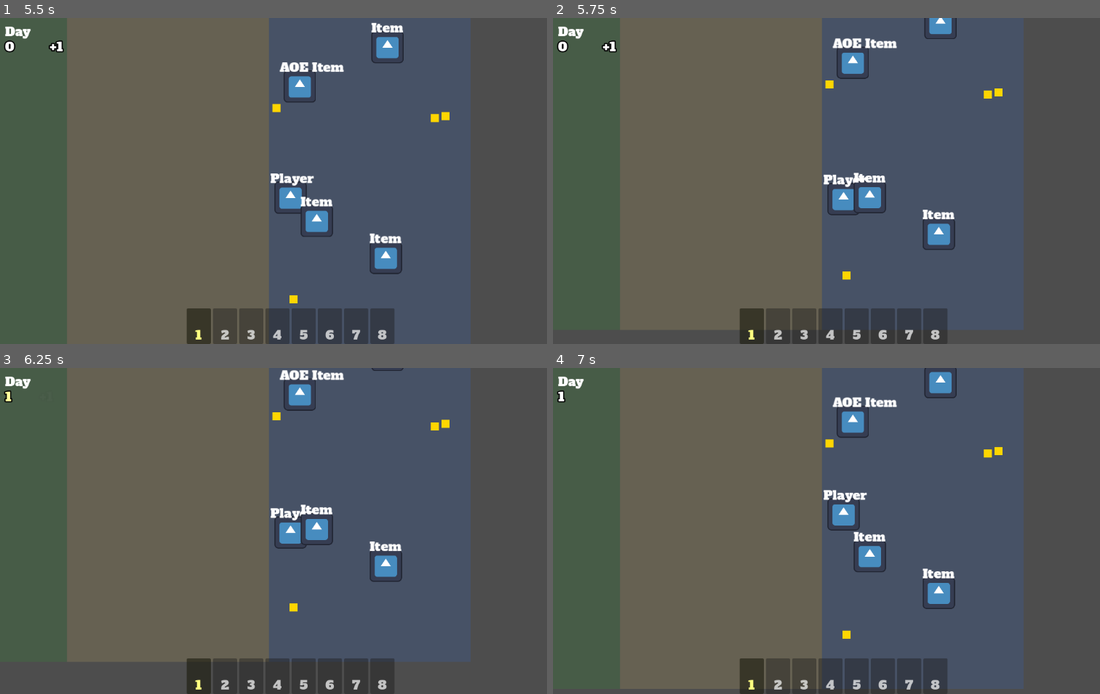
Above: before the commit, frames 1-4 (two rows, left to right).
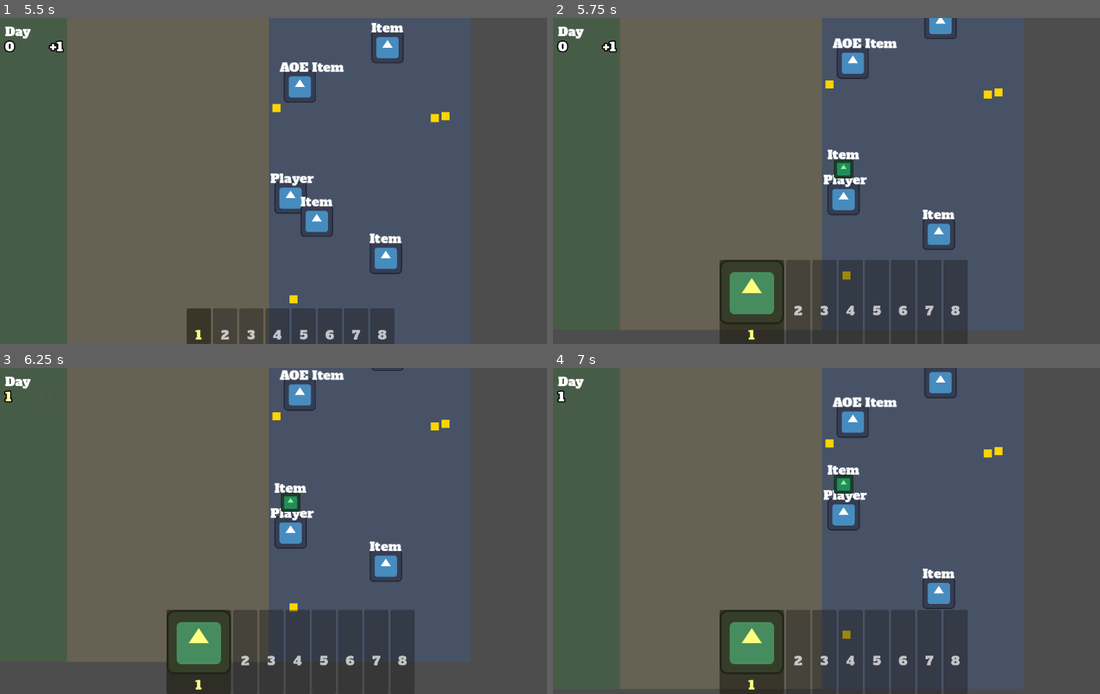
Above: after the commit, the same moments.

Repository: poga/dark-sea
Game: Godot game, scene res://scenes/game/main.tscn
The game is run twice, just before and just after one commit, with the same random seed, the same clock (stepped at 60 frames per second) and the same inputs. The project has no main scene, so this scene is started directly. The engine's default icon, where the game draws it, is replaced by a stand-in: a white triangle on a blue panel in a dark square.
Inputs (mouse positions are in pixels of both pictures, inside the frame that each line leads up to):
- Up to frame 1 (5.5 s): tap Enter at 0.5 s; move the mouse to (415, 164) at 0.52 s; hold D (move_right) 0.53-1.25 s; hold Q (drop) 0.53-1.25 s; click (415, 164) at 0.67 s; drag from (175, 197) to (38, 181) at 1.27 s; move the mouse to (350, 109) at 2.02 s; hold D (move_right) 2.03-2.75 s; hold Shift 2.03-2.75 s; drag from (262, 246) to (317, 181) at 2.77 s; move the mouse to (464, 229) at 3.52 s; hold A (move_left) 3.53-4.25 s; tap Ctrl at 3.6 s; drag from (114, 132) to (350, 181) at 4.27 s; move the mouse to (317, 181) at 5.02 s; hold S (move_down) from 5.03 s (still down); hold Space (interact) from 5.03 s (still down); click (317, 181) at 5.17 s
- Up to frame 2 (5.75 s): keep holding S (move_down); keep holding Space (interact)
- Up to frame 3 (6.25 s): release S (move_down) at 5.75 s; release Space (interact) at 5.75 s; drag from (202, 449) to (371, 478) at 5.77 s
- Up to frame 4 (7 s): move the mouse to (968, 514) at 6.52 s; hold W (move_up) from 6.53 s (still down); tap Alt at 6.6 s

Frame 1 is identical in both runs. In frame 2, 8.7% of the frame differs, in the area x 30-76%, y 40-100%; in frame 3, 8.2%; in frame 4, 8.9%, in the area x 30-76%, y 29-100%.

Commit message:
feat: add auto-pickup on entering PickupZone range
Items are now automatically picked up when they enter the PickupZone
area, instead of requiring a manual interact press. When inventory is
full, items remain tracked in _items_in_range for later pickup.

Co-Authored-By: Claude Opus 4.6 <noreply@anthropic.com>

Diff:
--- a/core/tests/test_player.gd
+++ b/core/tests/test_player.gd
@@ -195,3 +195,31 @@
 func test_switch_prev_wraps_around():
 	player.switch_prev()
 	assert_eq(player.active_slot, 7)
+
+# --- Auto-pickup helpers ---
+
+func _simulate_item_enters_range(item: Area2D) -> void:
+	player._on_pickup_zone_area_entered(item)
+
+# --- Auto-pickup ---
+
+func test_auto_pickup_on_entering_range():
+	var item: Area2D = _make_item(Vector2(30, 0))
+	_simulate_item_enters_range(item)
+	assert_eq(player.inventory[0], item)
+
+func test_auto_pickup_emits_item_picked_up():
+	var item: Area2D = _make_item(Vector2(30, 0))
+	watch_signals(player)
+	_simulate_item_enters_range(item)
+	assert_signal_emitted(player, "item_picked_up")
+
+func test_auto_pickup_ignored_when_inventory_full():
+	for i in range(8):
+		var item: Area2D = _make_item(Vector2(30 + i * 10, 0))
+		_simulate_item_enters_range(item)
+	var extra: Area2D = _make_item(Vector2(200, 0))
+	_simulate_item_enters_range(extra)
+	assert_false(player.inventory.has(extra))
+	# extra should remain in _items_in_range for later pickup
+	assert_true(player._items_in_range.has(extra))
--- a/scenes/player/player.gd
+++ b/scenes/player/player.gd
@@ -134,9 +134,24 @@
 func switch_prev() -> void:
 	switch_to_slot((active_slot - 1 + INVENTORY_SIZE) % INVENTORY_SIZE)
 
+func _try_auto_pickup(item: Area2D) -> void:
+	var slot: int = _find_empty_slot()
+	if slot == -1:
+		return
+	_items_in_range.erase(item)
+	item.get_parent().remove_child(item)
+	item.store_in_inventory()
+	inventory[slot] = item
+	if slot == active_slot:
+		$HoldPosition.add_child(item)
+		item.position = Vector2.ZERO
+	inventory_changed.emit(slot, item)
+	item_picked_up.emit(item)
+
 func _on_pickup_zone_area_entered(area: Area2D):
 	if not inventory.has(area) and area.has_method("pick_up"):
 		_items_in_range.append(area)
+		_try_auto_pickup(area)
 
 func _on_pickup_zone_area_exited(area: Area2D):
 	if not "zone_type" in area:
